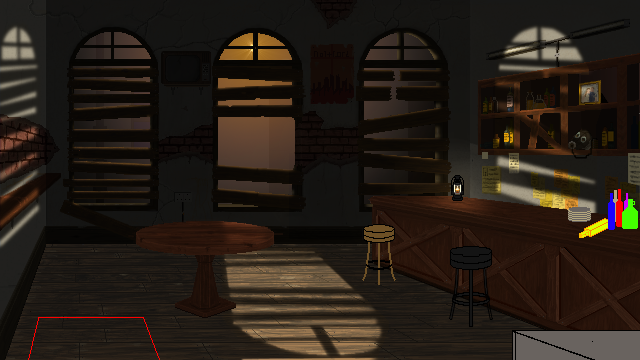
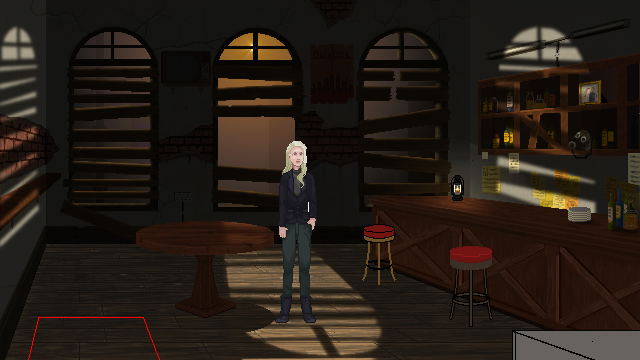
Two versions of the same layered image (640x360). Layer-by-layer changes:
showed group "Guides" (5 layers) over [228, 141, 492, 333]
showed "actor" over [275, 141, 317, 323]
painted on "Stools" over [364, 225, 492, 326]
added group "Bar Stuff" with 3 layers above "lamp flare" over [567, 189, 640, 238]
added layer "furthershadows" in group "Bar Stuff" over [567, 201, 640, 238]
"stuff on bar": opacity 100% → 56%, moved it into group "Bar Stuff", painted on it, masked it over [567, 189, 638, 238]
added layer "Stuff on Bar" in group "Bar Stuff" over [567, 189, 639, 231]
painted on "Shadow Floor" over [228, 300, 275, 333]
